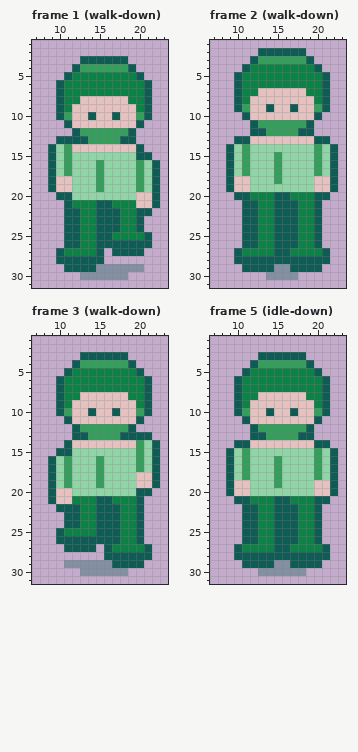
File history of a pixel-art file, assets/aseprite/actor_hero.aseprite. This is how it looked before the edit.
32x32 pixels, 36 frames. Shown: frame 1 (walk-down): x 7..23, y 1..31; frame 2 (walk-down): x 7..23, y 1..31; frame 3 (walk-down): x 7..23, y 1..31; frame 5 (idle-down): x 7..23, y 1..31. The commit also changed other frames, which this record leaves out.
The result:
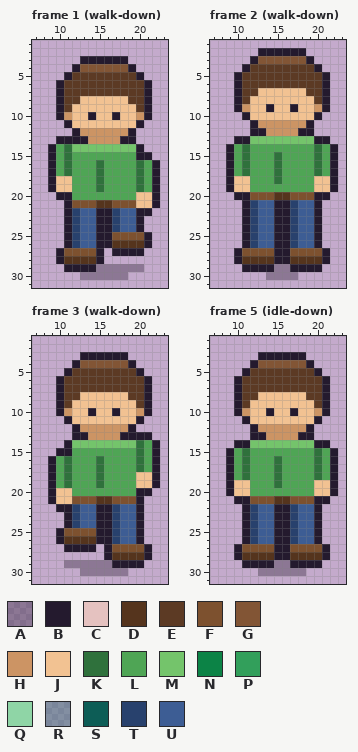
Palette (. is transparent): A #241a2e5a  B #241a2e  C #e5c2c0  D #55341d  E #5c3a24  F #7d512f  G #825535  H #cc9464  J #f2c292  K #2f713c  L #4fa555  M #74c46b  N #0c8346  P #329f5b  Q #8fd5a6  R #0d5d565a  S #0d5d56  T #28416d  U #3d5d94
The exact change:
Changed rows in their new state; - is an unchanged pixel.
Frame 1 (walk-down), layers "actor", "shadow":
first column x 9:
 3 ----BBBBBB----
 4 ---BGGGGGGB---
 5 --BEEEEEEEEB--
 6 -BEEEEEEEEEEB-
 7 -BEEEEEEEEEEB-
 8 -BEEJJJJJJEEB-
 9 -BEJJJJJJJJEB-
10 -BHJJBJJBJJHB-
11 --BJJJJJJJJB--
12 ---BHHHHHHB---
13 -BBBBHHHHBB---
14 BLKMMMMMMMMB--
15 BLKLLLLLLLLBB-
16 BLKLLLKLLLLKLB
17 BLKLLLKLLLLKLB
18 BJJLLLKLLLLKLB
19 BJJLLLKLLLLKLB
20 -BBLLLLLLLLJJB
21 --BFFFDDFFFJJB
22 --BTUUBBTUUBB-
23 --BTUUBBTUUB--
24 --BTUUBBTUUB--
25 --BTUUBBFFFFB-
26 --BTUUBBDDDDB-
27 -BFFFFB-BBBB--
28 -BDDDDB-------
29 --BBBBAAAAAA--
30 ----AAAAAA----
Frame 2 (walk-down), layers "actor", "shadow":
first column x 9:
 2 ----BBBBBB----
 3 ---BGGGGGGB---
 4 --BEEEEEEEEB--
 5 -BEEEEEEEEEEB-
 6 -BEEEEEEEEEEB-
 7 -BEEJJJJJJEEB-
 8 -BEJJJJJJJJEB-
 9 -BHJJBJJBJJHB-
10 --BJJJJJJJJB--
11 ---BHHHHHHB---
12 ---BBHHHHBB---
13 -BBMMMMMMMMBB-
14 BLKLLLLLLLLKLB
15 BLKLLLKLLLLKLB
16 BLKLLLKLLLLKLB
17 BLKLLLKLLLLKLB
18 BJJLLLKLLLLJJB
19 BJJLLLLLLLLJJB
20 -BBFFFDDFFFBB-
21 --BTUUBBTUUB--
22 --BTUUBBTUUB--
23 --BTUUBBTUUB--
24 --BTUUBBTUUB--
25 --BTUUBBTUUB--
26 --BTUUBBTUUB--
27 -BFFFFBBFFFFB-
28 -BDDDDBBDDDDB-
29 --BBBBAABBBB--
30 -----AAAA-----
Frame 3 (walk-down), layers "actor", "shadow":
first column x 9:
 3 ----BBBBBB----
 4 ---BGGGGGGB---
 5 --BEEEEEEEEB--
 6 -BEEEEEEEEEEB-
 7 -BEEEEEEEEEEB-
 8 -BEEJJJJJJEEB-
 9 -BEJJJJJJJJEB-
10 -BHJJBJJBJJHB-
11 --BJJJJJJJJB--
12 ---BHHHHHHB---
13 ---BBHHHHBBBB-
14 --BMMMMMMMMKLB
15 -BBLLLLLLLLKLB
16 BLKLLLKLLLLKLB
17 BLKLLLKLLLLKLB
18 BLKLLLKLLLLJJB
19 BLKLLLKLLLLJJB
20 BJJLLLLLLLLBB-
21 BJJFFFDDFFFB--
22 -BBTUUBBTUUB--
23 --BTUUBBTUUB--
24 --BTUUBBTUUB--
25 -BFFFFBBTUUB--
26 -BDDDDBBTUUB--
27 --BBBB-BFFFFB-
28 -------BDDDDB-
29 --AAAAAABBBB--
30 ----AAAAAA----
Frame 5 (idle-down), layers "actor", "shadow":
first column x 9:
 3 ----BBBBBB----
 4 ---BGGGGGGB---
 5 --BEEEEEEEEB--
 6 -BEEEEEEEEEEB-
 7 -BEEEEEEEEEEB-
 8 -BEEJJJJJJEEB-
 9 -BEJJJJJJJJEB-
10 -BHJJBJJBJJHB-
11 --BJJJJJJJJB--
12 ---BHHHHHHB---
13 ---BBHHHHBB---
14 -BBMMMMMMMMBB-
15 BLKLLLLLLLLKLB
16 BLKLLLKLLLLKLB
17 BLKLLLKLLLLKLB
18 BLKLLLKLLLLKLB
19 BJJLLLKLLLLJJB
20 BJJLLLLLLLLJJB
21 -BBFFFDDFFFBB-
22 --BTUUBBTUUB--
23 --BTUUBBTUUB--
24 --BTUUBBTUUB--
25 --BTUUBBTUUB--
26 --BTUUBBTUUB--
27 -BFFFFBBFFFFB-
28 -BDDDDBBDDDDB-
29 --BBBBAABBBB--
30 ----AAAAAA----
Where, in picture pixels (left, top, right, bottom), the same in both pictures:
changed: (48, 56, 160, 280)
changed: (226, 48, 338, 280)
changed: (48, 352, 160, 576)
changed: (226, 352, 338, 576)
